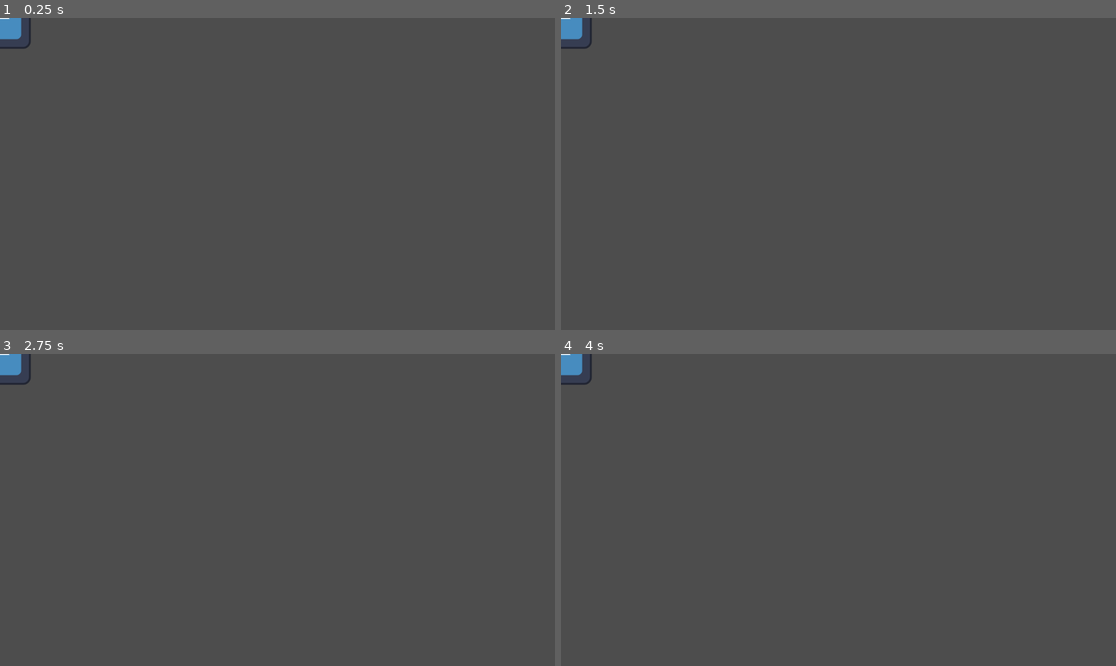
Above: before the commit, frames 1-4 (two rows, left to right).
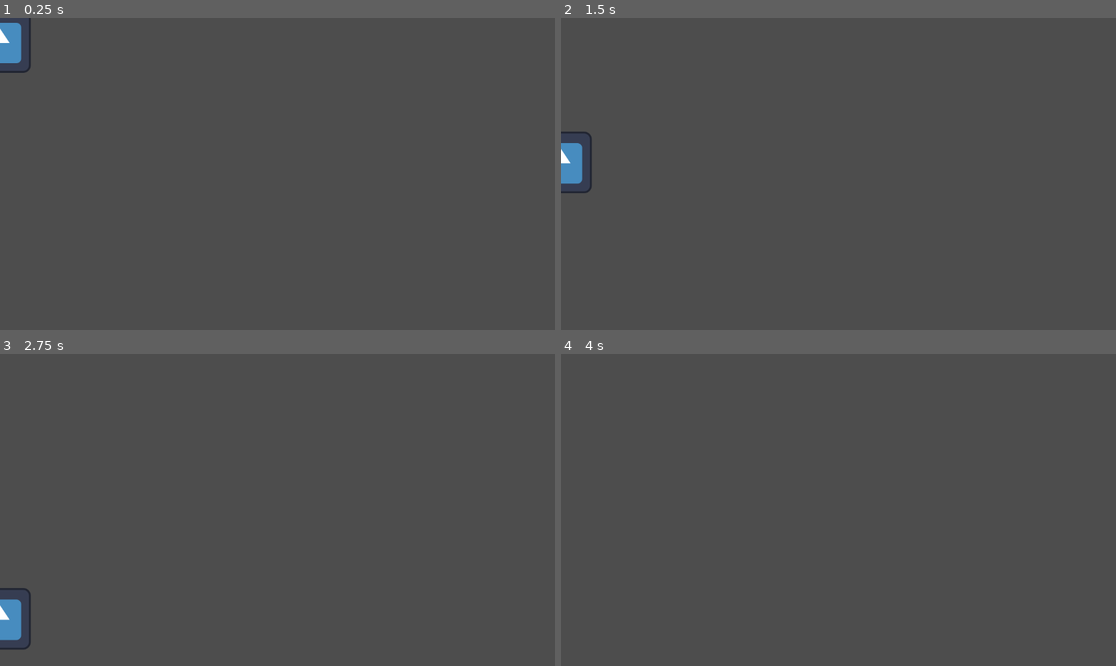
Above: after the commit, the same moments.

Repository: Kendzeyyyy/Godot-project
Game: Godot game, scene res://main.tscn
Same seed, same stepped clock (60 frames per second), same inputs: the game is played once before the commit and once after it. The project has no main scene, so this scene is started directly. The engine's default icon, where the game draws it, is replaced by a stand-in: a white triangle on a blue panel in a dark square.
Inputs:
- Up to frame 1 (0.25 s): no input
- Up to frame 2 (1.5 s): hold Right (ui_right) 0.53-1.28 s; hold Left (ui_left) from 1.28 s (still down)
- Up to frame 3 (2.75 s): release Left (ui_left) at 2.03 s; hold Right (ui_right) from 2.03 s (still down)
- Up to frame 4 (4 s): tap Enter at 3.5 s; release Right (ui_right) at 3.53 s; hold Left (ui_left) from 3.53 s (still down)

The runs differ from the first frame. In frame 1, 0.5% of the frame differs, in the area x 0-6%, y 0-18%; in frame 2, 1.0%, in the area x 0-6%, y 0-57%; in frame 3, 1.0%; in frame 4, 0.3%.

Commit message:
Added script in Obstacle

Diff:
--- a/amazing-ai-godot-project/main.tscn
+++ b/amazing-ai-godot-project/main.tscn
@@ -1,11 +1,13 @@
-[gd_scene load_steps=2 format=3 uid="uid://ccwikhpxf6k0y"]
+[gd_scene load_steps=3 format=3 uid="uid://ccwikhpxf6k0y"]
 
 [ext_resource type="Texture2D" uid="uid://cbtf6m76dj5d" path="res://icon.svg" id="1_fwicu"]
+[ext_resource type="Script" path="res://Obstacle.gd" id="2_p1hja"]
 
 [node name="Main" type="Node2D"]
 
-[node name="Sprite2D" type="Sprite2D" parent="."]
+[node name="Obstacle" type="Sprite2D" parent="."]
 texture = ExtResource("1_fwicu")
+script = ExtResource("2_p1hja")
 
 [node name="CollisionShape2D" type="CollisionShape2D" parent="."]
 
